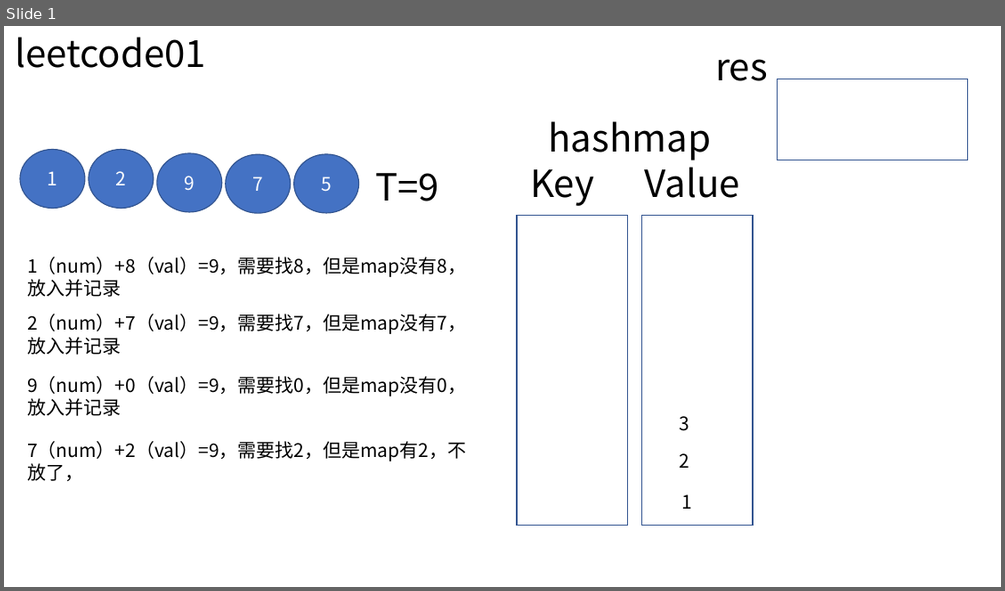
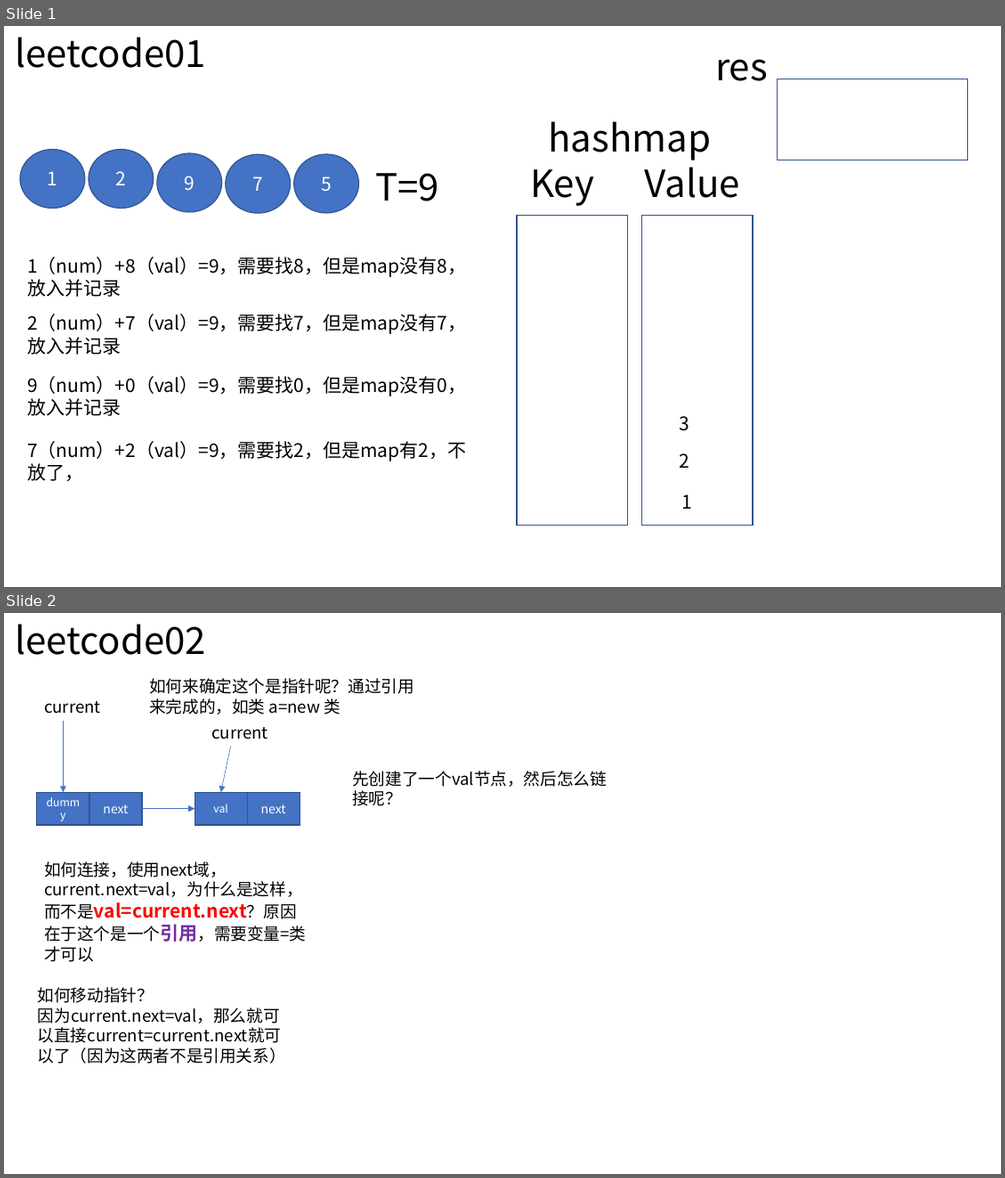
Before and after one commit to codefool0307/Codefool0307_Blog, a slide deck: docs/4.algorithm/3.leetcode/gif/gif制作.pptx. Shown one above the other, each under a label of ours: slide 1 before the commit, slides 1 and 2 after it. The pictures are 1005x591 and 1005x1178 pixels, drawn with LibreOffice and Linux fonts; fonts in the diff are those of the drawing. Boxes give left, top, right and bottom in pixels: in the first picture for what was removed or moved away, otherwise in the second. Text is boxed around its words. In the diff, an @@ line names an element or a change of style, - is before the commit and + after.

```diff
--- a/docs/4.algorithm/3.leetcode/gif/gif制作.pptx
+++ b/docs/4.algorithm/3.leetcode/gif/gif制作.pptx
@@ slide 2 added at (x1=4, y1=613, x2=1001, y2=1174), background #FFFFFF @@
@@ text added at (x1=15, y1=624, x2=206, y2=655), 36 pt, text #000000 @@
+leetcode02
@@ text added at (x1=149, y1=678, x2=414, y2=714), 16 pt, text #000000 @@
+如何来确定这个是指针呢？通过引用来完成的，如类 a=new 类
@@ text added at (x1=44, y1=701, x2=101, y2=714), 16 pt, text #000000 @@
+current
@@ arrow added from (63, 721) to (63, 793), #4472C4 0.5 pt @@
@@ text added at (x1=211, y1=727, x2=268, y2=739), 16 pt, text #000000 @@
+current
@@ arrow added from (231, 747) to (221, 793), #4472C4 0.5 pt @@
@@ text added at (x1=352, y1=771, x2=607, y2=806), 16 pt, text #000000 @@
+先创建了一个val节点，然后怎么链接呢？
@@ rectangle added at (x1=37, y1=793, x2=89, y2=826), fill #4472C4, outline #325491 1 pt, 10.5 pt, text #FFFFFF @@
+dummy
@@ rectangle added at (x1=89, y1=793, x2=142, y2=826), fill #4472C4, outline #325491 1 pt, 12 pt, text #FFFFFF @@
+next
@@ rectangle added at (x1=194, y1=793, x2=247, y2=826), fill #4472C4, outline #325491 1 pt, 10.5 pt, text #FFFFFF @@
+val
@@ rectangle added at (x1=247, y1=793, x2=299, y2=826), fill #4472C4, outline #325491 1 pt, 12 pt, text #FFFFFF @@
+next
@@ arrow added from (142, 809) to (194, 809), #4472C4 0.5 pt @@
@@ text added at (x1=44, y1=861, x2=306, y2=962), 16 pt, text #000000 @@
+如何连接，使用next域，current.next=val，为什么是这样，而不是val=current.next？原因在于这个是一个引用，需要变量=类才可以
@@ text added at (x1=38, y1=987, x2=286, y2=1063), 16 pt, text #000000 @@
+如何移动指针？
+因为current.next=val，那么就可以直接current=current.next就可以了（因为这两者不是引用关系）
```
Also in this commit, not shown: 1 other slide added, 34 other files.
